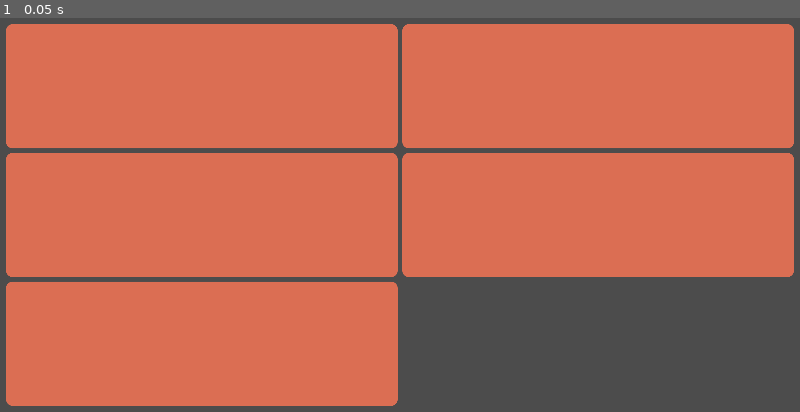
Above: before the commit, frame 1.
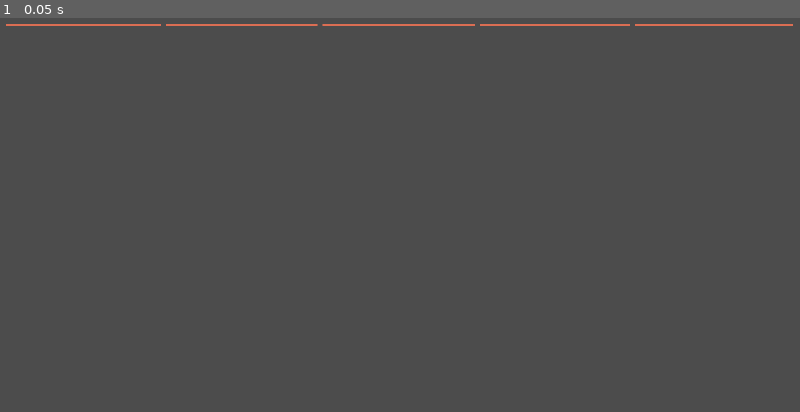
Above: after the commit, the same moment.

Repository: hobbesjaap/wellbeingapp
Game: Godot game, scene res://start_menu.tscn
Two runs of this game, one before a commit and one after it. Both use one fixed random seed, a clock stepped at 60 frames per second and the inputs below. This scene is started directly instead of the project's main scene.
Inputs:
- Up to frame 1 (0.05 s): no input

The runs differ from the first frame. In frame 1, 77% of the frame differs, in the area x 0-100%, y 1-99%.

Commit message:
drafted pomodoro app

Diff:
--- /dev/null
+++ b/godot/apps/pomodoro.tscn
@@ -0,0 +1,5 @@
+[gd_scene format=2]
+
+[node name="pomodoro" type="CanvasLayer"]
+
+[node name="25min_timer" type="Timer" parent="."]
--- a/godot/start_menu.gd
+++ b/godot/start_menu.gd
@@ -3,6 +3,8 @@
 
 onready var user_values = get_node("/root/UserValues")
 onready var program_values = get_node("/root/ProgramValues")
+
+var csv_url = "https://raw.githubusercontent.com/hobbesjaap/wellbeingapp/main/version_info.csv"
 
 
 func _ready():
@@ -15,7 +17,7 @@
 
 
 func _on_button_update_check_pressed():
-	$HTTPRequest.request("https://raw.githubusercontent.com/hobbesjaap/wellbeingapp/main/version_info.csv")
+	$HTTPRequest.request(csv_url)
 
 
 func update_user_name_label():
--- a/godot/start_menu.tscn
+++ b/godot/start_menu.tscn
@@ -37,25 +37,26 @@
 custom_fonts/font = SubResource( 1 )
 text = "Version"
 
-[node name="GridContainer" type="GridContainer" parent="."]
+[node name="GridContainer" type="HFlowContainer" parent="."]
 margin_left = 10.0
 margin_top = 55.0
 margin_right = 1270.0
 margin_bottom = 665.0
-columns = 2
+size_flags_horizontal = 3
+size_flags_vertical = 3
 
 [node name="button_daily_action" type="Button" parent="GridContainer"]
-margin_right = 626.0
-margin_bottom = 198.0
+margin_right = 262.0
+margin_bottom = 34.0
 size_flags_horizontal = 3
 size_flags_vertical = 3
 theme = ExtResource( 5 )
 text = "Daily Action"
 
 [node name="button_open_github" type="Button" parent="GridContainer"]
-margin_left = 634.0
-margin_right = 1260.0
-margin_bottom = 198.0
+margin_left = 270.0
+margin_right = 475.0
+margin_bottom = 34.0
 size_flags_horizontal = 3
 size_flags_vertical = 3
 theme = ExtResource( 5 )
@@ -63,9 +64,9 @@
 script = ExtResource( 4 )
 
 [node name="button_email_feedback" type="Button" parent="GridContainer"]
-margin_top = 206.0
-margin_right = 626.0
-margin_bottom = 404.0
+margin_left = 483.0
+margin_right = 715.0
+margin_bottom = 34.0
 size_flags_horizontal = 3
 size_flags_vertical = 3
 theme = ExtResource( 5 )
@@ -73,10 +74,9 @@
 script = ExtResource( 3 )
 
 [node name="button_name" type="Button" parent="GridContainer"]
-margin_left = 634.0
-margin_top = 206.0
-margin_right = 1260.0
-margin_bottom = 404.0
+margin_left = 723.0
+margin_right = 913.0
+margin_bottom = 34.0
 size_flags_horizontal = 3
 size_flags_vertical = 3
 theme = ExtResource( 5 )
@@ -84,9 +84,9 @@
 script = ExtResource( 2 )
 
 [node name="button_update_check" type="Button" parent="GridContainer"]
-margin_top = 412.0
-margin_right = 626.0
-margin_bottom = 610.0
+margin_left = 921.0
+margin_right = 1257.0
+margin_bottom = 34.0
 size_flags_horizontal = 3
 size_flags_vertical = 3
 theme = ExtResource( 5 )
--- a/godot/start_screen.tscn
+++ b/godot/start_screen.tscn
@@ -1,10 +1,11 @@
-[gd_scene load_steps=8 format=2]
+[gd_scene load_steps=9 format=2]
 
 [ext_resource path="res://main_screen.gd" type="Script" id=1]
 [ext_resource path="res://user_details.tscn" type="PackedScene" id=2]
 [ext_resource path="res://start_menu.tscn" type="PackedScene" id=3]
 [ext_resource path="res://apps/daily_prompts.tscn" type="PackedScene" id=4]
 [ext_resource path="res://wb_theme.tres" type="Theme" id=5]
+[ext_resource path="res://apps/pomodoro.tscn" type="PackedScene" id=6]
 
 [sub_resource type="StyleBoxFlat" id=1]
 bg_color = Color( 0.862745, 0.435294, 0.329412, 1 )
@@ -37,12 +38,14 @@
 theme = ExtResource( 5 )
 
 [node name="start_menu" parent="UI/top_container" instance=ExtResource( 3 )]
-visible = false
 
 [node name="user_details" parent="UI/top_container" instance=ExtResource( 2 )]
+visible = false
 
 [node name="daily_prompts" parent="UI/top_container" instance=ExtResource( 4 )]
 visible = false
+
+[node name="pomodoro" parent="UI/top_container" instance=ExtResource( 6 )]
 
 [node name="bottom_bar" type="Panel" parent="UI"]
 anchor_top = 1.0
